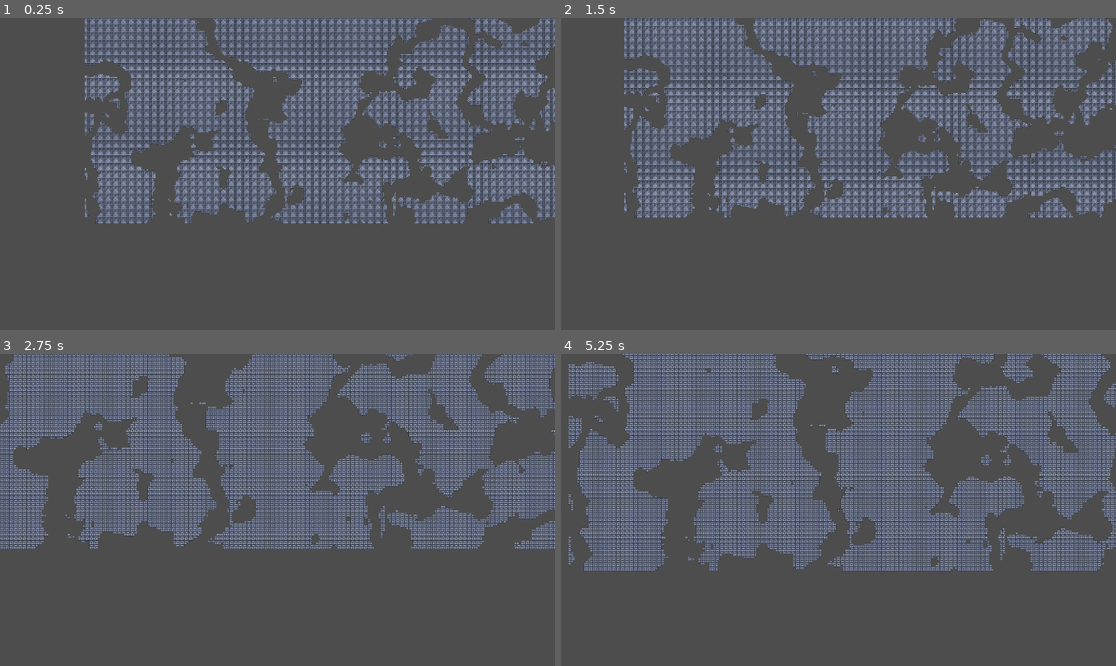
Above: before the commit, frames 1-4 (two rows, left to right).
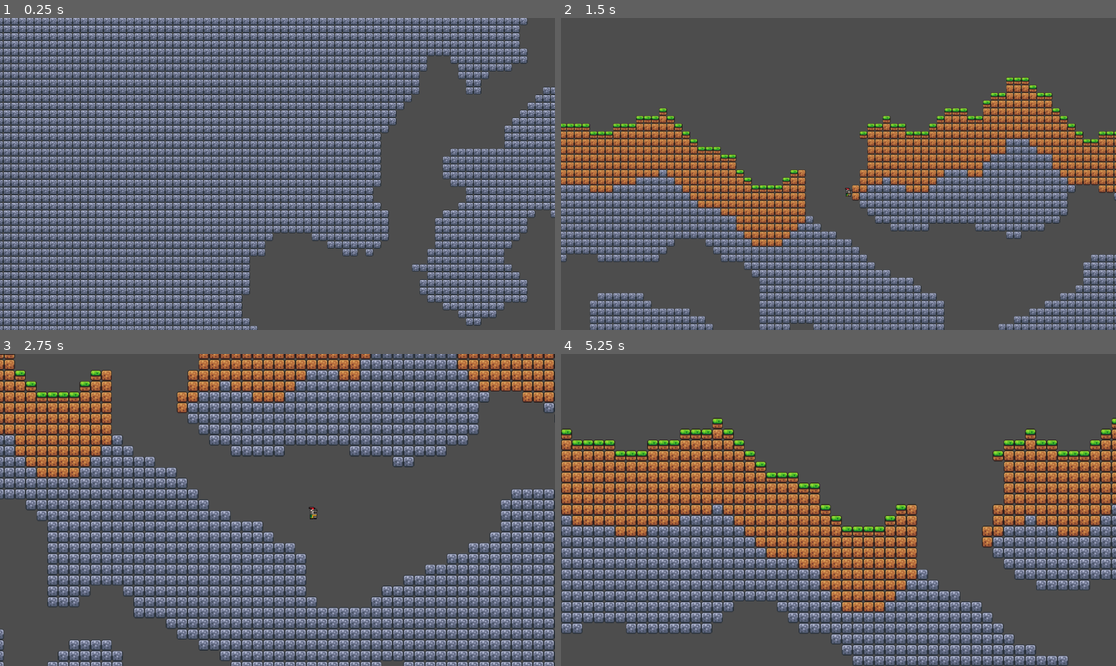
Above: after the commit, the same moments.

Repository: Mimovnik/Bieszczady
Game: Godot game, scene res://scenes/main.tscn
Two runs of this game, one before a commit and one after it. Both use one fixed random seed, a clock stepped at 60 frames per second and the inputs below.
Inputs (mouse positions are in pixels of both pictures, inside the frame that each line leads up to):
- Up to frame 1 (0.25 s): no input
- Up to frame 2 (1.5 s): move the mouse to (960, 158) at 0.52 s; hold D (right) 0.53-1.28 s; tap Mouse wheel up (zoom-in) at 0.6 s; move the mouse to (727, 189) at 1.27 s; hold S (down) from 1.28 s (still down); tap Mouse wheel down (zoom-out) at 1.35 s
- Up to frame 3 (2.75 s): move the mouse to (333, 441) at 2.02 s; release S (down) at 2.03 s; hold D (right) from 2.03 s (still down); tap Mouse wheel up (zoom-in) at 2.1 s
- Up to frame 4 (5.25 s): move the mouse to (810, 572) at 2.77 s; release D (right) at 2.78 s; hold W (up) 2.78-3.53 s; tap Mouse wheel down (zoom-out) at 2.85, 4.35 s; move the mouse to (1005, 556) at 3.52 s; hold A (left) 3.53-5.03 s; tap Mouse wheel up (zoom-in) at 3.6, 5.1 s; move the mouse to (672, 463) at 4.27 s; move the mouse to (866, 510) at 5.02 s; hold S (down) from 5.03 s (still down)

The runs differ from the first frame. In frame 1, 62% of the frame differs, in the area x 0-100%, y 0-100%; in frame 2, 57%; in frame 3, 65%; in frame 4, 63%.

Commit message:
feat: spawn player in the top center of terrain

Diff:
--- a/scenes/Player.gd
+++ b/scenes/Player.gd
@@ -1,4 +1,6 @@
 extends CharacterBody2D
+
+@onready var terrain = %Terrain
 
 @onready var sprite = $AnimatedSprite2D
 @onready var camera = $Camera2D
@@ -8,8 +10,8 @@
 const SPEED = 300.0
 
 func _ready():
-	position.x = 2000
-	position.y = -500
+	position.x = (terrain.world_width / 2 + 0.5) * terrain.tile_size.x
+	position.y = (terrain.get_height(terrain.world_width / 2) - 1) * terrain.tile_size.y
 
 func _physics_process(_delta):
 	move(_delta)
--- a/scenes/Terrain.gd
+++ b/scenes/Terrain.gd
@@ -2,8 +2,10 @@
 
 @onready var tile_map = $TileMap
 
+@onready var tile_size = $TileMap.tile_set.tile_size
+
 var background = 0
-var foreground = 1
+var midground = 1
 
 const no_tile = Vector2i(-1, -1)
 var grass_dirt = Vector2i(0, 0)
@@ -16,8 +18,8 @@
 
 @export var world_seed: int
 
-@export var max_width: int = 100
-@export var max_height: int = 100
+@export var world_width: int = 100
+@export var world_height: int = 100
 
 @export var cheese_cave_freq: float
 @export var cheese_cave_threshold: float
@@ -35,11 +37,18 @@
 func _ready():
 	generate_terrain()
 
+func get_height(x: int):
+	var height_at_x: int = 0
+	for y in range(0, -world_height, -1):
+		if tile_map.get_cell_source_id(midground, Vector2i(x, y)) != -1:
+			height_at_x = y
+	return height_at_x
+
 func generate_terrain():
 	generate_noise()
 
-	for y in range(max_height):
-		for x in range(max_width):
+	for y in range(world_height):
+		for x in range(world_width):
 			var tile = choose_tile(x, y)
 			if tile == no_tile:
 				continue
@@ -74,7 +83,7 @@
 
 func create_tile(coords: Vector2i, atlas_coords: Vector2i):
 	var y_inverted_coords = Vector2i(coords.x, -coords.y)
-	tile_map.set_cell(foreground, y_inverted_coords, 0, atlas_coords)
+	tile_map.set_cell(midground, y_inverted_coords, 0, atlas_coords)
 
 func generate_noise():
 	cheese_cave_noise = FastNoiseLite.new()
--- a/scenes/main.tscn
+++ b/scenes/main.tscn
@@ -6,9 +6,10 @@
 [node name="Main" type="Node2D"]
 
 [node name="Terrain" parent="." instance=ExtResource("1_rhgbe")]
+unique_name_in_owner = true
 world_seed = 2
-max_width = 500
-max_height = 200
+world_width = 500
+world_height = 200
 cheese_cave_freq = 0.03
 cheese_cave_threshold = -0.1
 noodle_cave_freq = 0.01
@@ -17,3 +18,6 @@
 minimum_height = 150.0
 
 [node name="Player" parent="." instance=ExtResource("3_y377t")]
+
+[node name="Camera2D" type="Camera2D" parent="Player"]
+position_smoothing_enabled = true
--- a/scenes/player.tscn
+++ b/scenes/player.tscn
@@ -54,6 +54,3 @@
 sprite_frames = SubResource("SpriteFrames_xwjm2")
 animation = &"idle"
 autoplay = "idle"
-
-[node name="Camera2D" type="Camera2D" parent="."]
-zoom = Vector2(0.2, 0.2)
